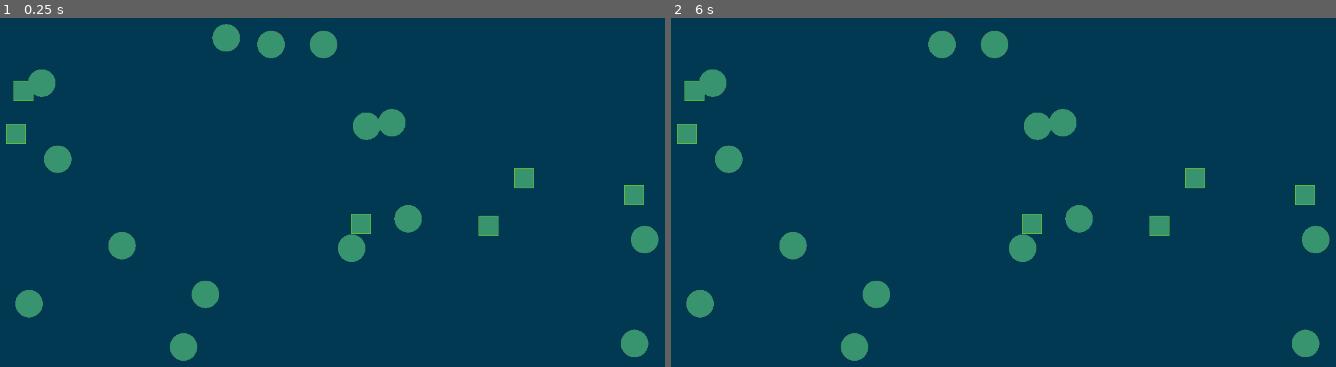
Above: before the commit, frames 1-2 (left to right).
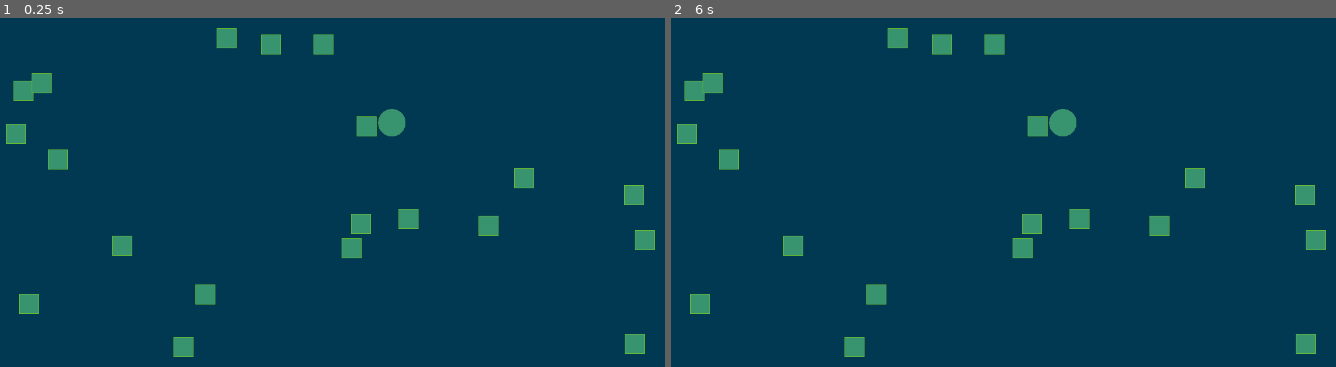
Above: after the commit, the same moments.

Repository: GDAC-at-Davis/GDAC-minigame-framework
Game: Godot game, scene res://minigames/circle_clicker/circle_clicker.tscn
The game is run twice, just before and just after one commit, with the same random seed, the same clock (stepped at 60 frames per second) and the same inputs. This scene is started directly instead of the project's main scene.
Inputs (mouse positions are in pixels of both pictures, inside the frame that each line leads up to):
- Up to frame 1 (0.25 s): no input
- Up to frame 2 (6 s): tap Enter at 0.5, 2, 3.5 s; move the mouse to (1203, 140) at 0.52 s; hold D (right) 0.53-1.28 s; click (1203, 140) at 0.6 s; tap Space at 1.25, 2.75, 4.25 s; move the mouse to (863, 185) at 1.27 s; hold S (down) 1.28-2.03 s; click (863, 185) at 1.35 s; move the mouse to (1109, 63) at 2.02 s; hold D (right) 2.03-2.78 s; click (1109, 63) at 2.1 s; move the mouse to (990, 251) at 2.77 s; hold W (up) 2.78-3.53 s; click (990, 251) at 2.85 s; move the mouse to (1269, 230) at 3.52 s; hold A (left) 3.53-5.03 s; click (1269, 230) at 3.6 s; move the mouse to (784, 94) at 4.27 s; click (784, 94) at 4.35 s; move the mouse to (1070, 161) at 5.02 s; hold S (down) 5.03-5.78 s; click (1070, 161) at 5.1 s; move the mouse to (903, 49) at 5.77 s; hold D (right) from 5.78 s (still down); click (903, 49) at 5.85 s

The runs differ from the first frame. In frame 1, 1.6% of the frame differs, in the area x 2-100%, y 1-99%; in frame 2, 1.6%, in the area x 2-100%, y 2-99%.
Error in both runs: Invalid assignment of property or key 'max_value' with value of type 'float' on a base object of type 'Nil'. (res://scripts/minigame_manager.gd:156)

Commit message:
Game mechanic fixed

Diff:
--- a/MinigameFramework/minigames/circle_clicker/circle_minigame.gd
+++ b/MinigameFramework/minigames/circle_clicker/circle_minigame.gd
@@ -33,8 +33,8 @@
 
 	## 50% chance for triangle or square
 	if randf() > 0.5:
-		shape = circle_scene.instantiate()
-		total_circles += 1 # Count the circle!
+		shape = square_scene.instantiate()
+		#total_circles += 1 # Count the circle!
 	else:
 		shape = square_scene.instantiate()
 
